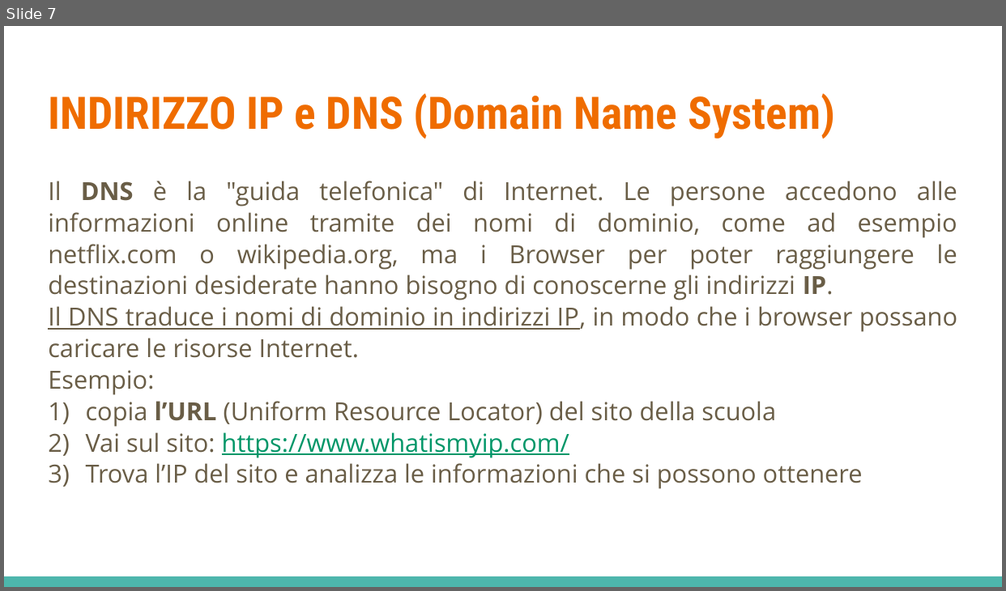
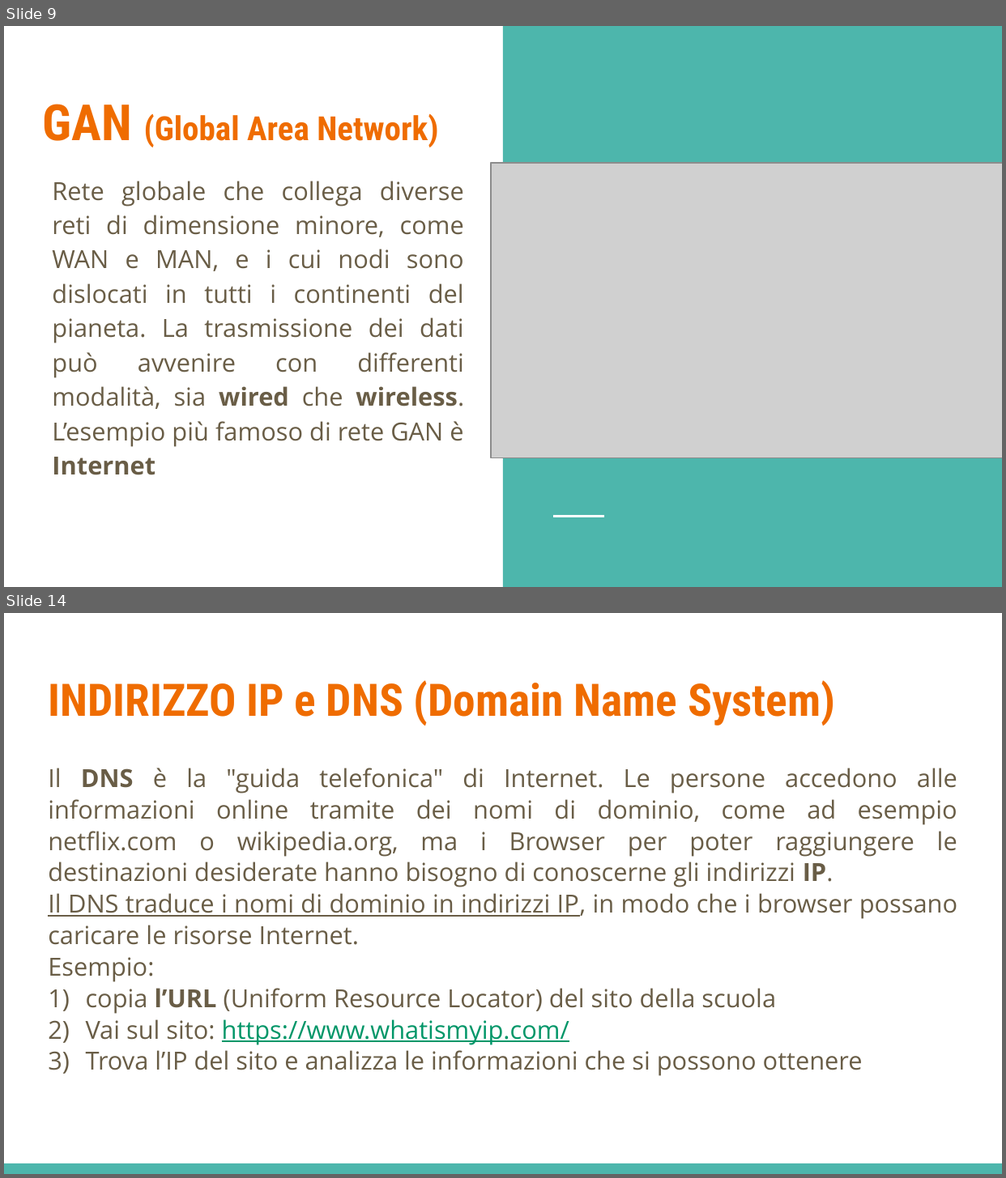
Before and after one commit to LeleCazza/LeleCazza.github.io, a slide deck: reti_informatiche/materiale/lezione_1_reti_introduzione.pptx. Shown one above the other, each under a label of ours: slide 7 before the commit, slides 9 and 14 after it; the slides between them are not shown. The pictures are 1006x591 and 1006x1178 pixels, drawn with LibreOffice and Linux fonts; fonts in the diff are those of the drawing; grey boxes stand for pictures. Boxes give left, top, right and bottom in pixels: in the first picture for what was removed or moved away, otherwise in the second. Text is boxed around its words. In the diff, an @@ line names an element or a change of style, - is before the commit and + after.

Commit message:
updated reti informatiche

```diff
--- a/reti_informatiche/materiale/lezione_1_reti_introduzione.pptx
+++ b/reti_informatiche/materiale/lezione_1_reti_introduzione.pptx
@@ slide 9 added at (x1=4, y1=26, x2=1002, y2=587), background #FFFFFF @@
@@ rectangle added at (x1=503, y1=26, x2=1002, y2=587), fill #4DB6AC @@
@@ title added at (x1=43, y1=104, x2=438, y2=148), 24 pt, text #EF6C00, bold @@
+GAN (Global Area Network)
@@ picture added at (x1=491, y1=163, x2=1002, y2=458) @@
@@ subtitle added at (x1=52, y1=181, x2=464, y2=476), 18 pt, text #695D46 @@
+Rete globale che collega diverse reti di dimensione minore, come WAN e MAN, e i cui nodi sono dislocati in tutti i continenti del pianeta. La trasmissione dei dati può avvenire con differenti modalità, sia wired che wireless. L’esempio più famoso di rete GAN è Internet
@@ line added from (553, 517) to (603, 517), #FFFFFF 1.5 pt @@
@@ what was slide 7 is now slide 14 @@
```
Also in this commit, not shown: 6 slides changed, 7 other slides added, 2 slides removed, 1 other file.
